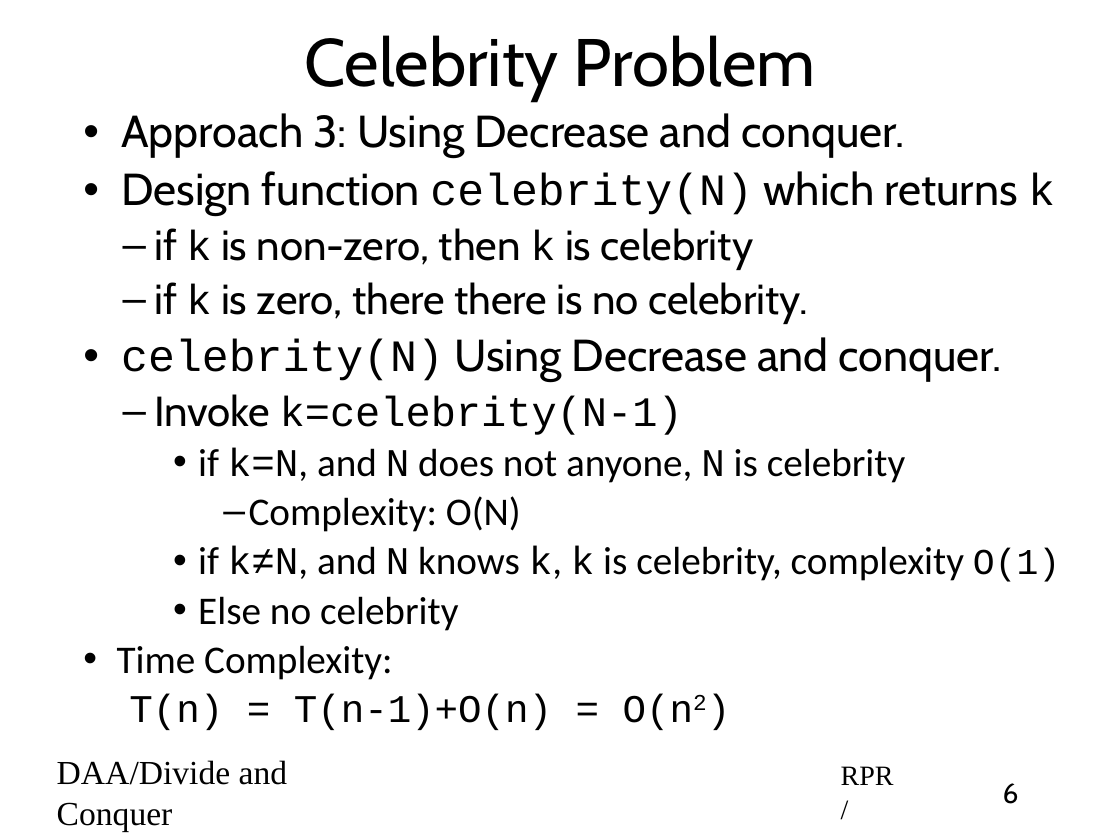
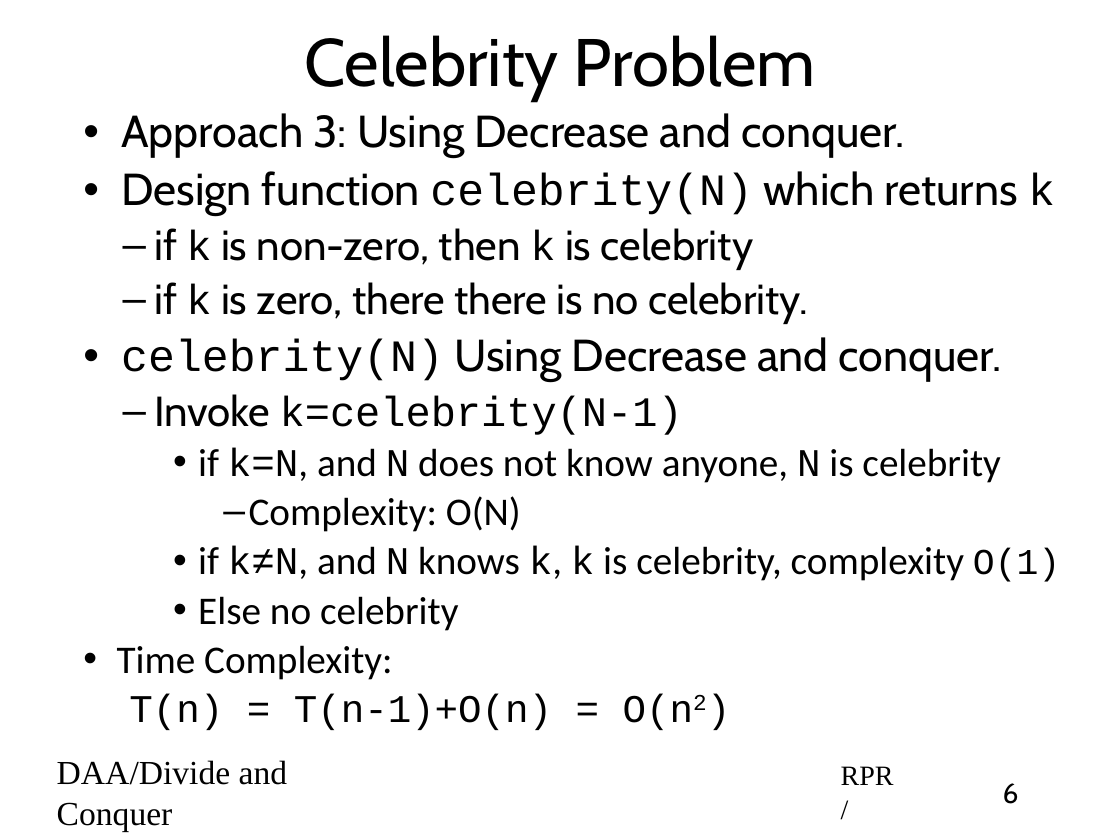
Before and after one commit to rprustagi/2019-17CS43-DAA, a slide deck: slide 6 of Slides-RPR/2019-H1-DAA-L18-Applns-D_n_C.pptx. Drawn at 1120x840 pixels with LibreOffice and Linux fonts; fonts in the diff are those of the drawing. Boxes give left, top, right and bottom in pixels: in the first picture for what was removed or moved away, otherwise in the second. Text is boxed around its words. In the diff, an @@ line names an element or a change of style, - is before the commit and + after.

```diff
--- a/Slides-RPR/2019-H1-DAA-L18-Applns-D_n_C.pptx
+++ b/Slides-RPR/2019-H1-DAA-L18-Applns-D_n_C.pptx
@@ text at [198, 447, 1000, 483]: text changed @@
-    • if k=N, and N does not anyone, N is celebrity
+    • if k=N, and N does not know anyone, N is celebrity
```
Also in this commit, not shown: 4 other slides changed, 11 other files.
